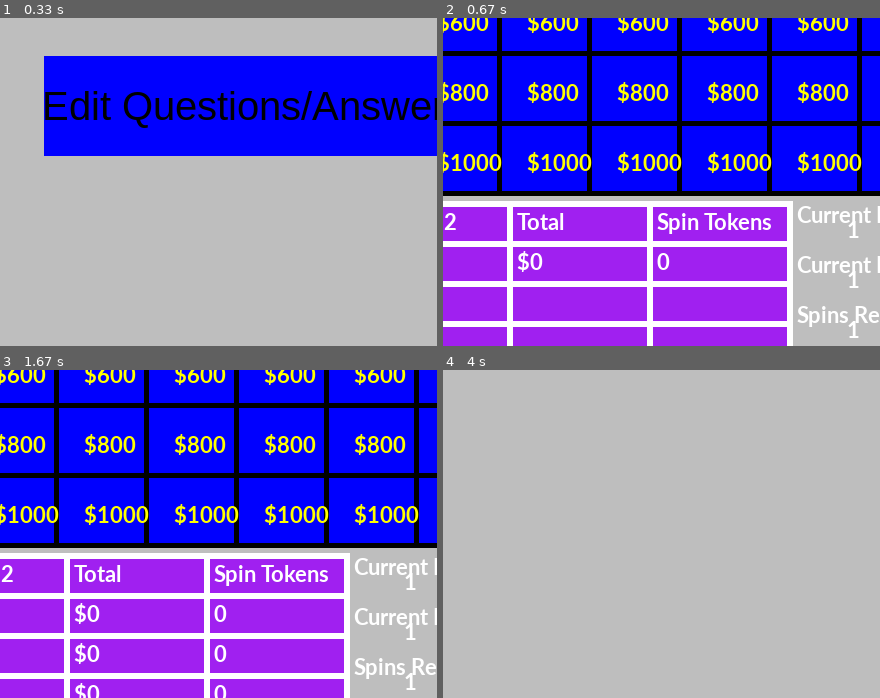
Above: before the commit, frames 1-4 (two rows, left to right).
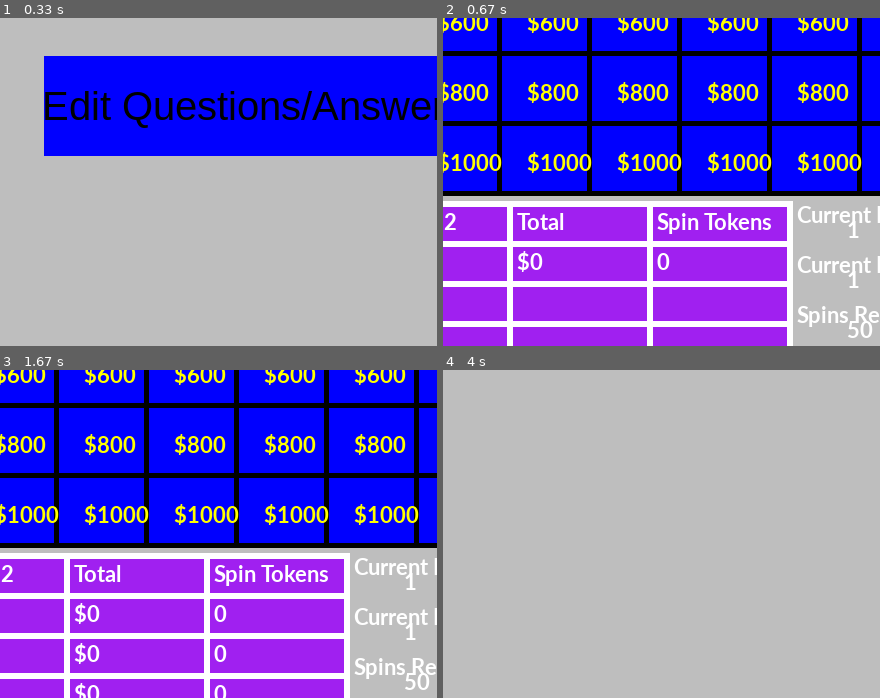
Above: after the commit, the same moments.

Repository: jlherget/TeamH_WheelOfJeopardy
Game: pygame game, started from src/woj.py
The game is run twice, just before and just after one commit, with the same random seed, the same clock (stepped at 60 frames per second) and the same inputs.
Inputs (mouse positions are % of the whole screen's width and height, from its top left):
- Up to frame 1 (0.33 s): no input
- Up to frame 2 (0.67 s): click "START" at 0.38 s
- Up to frame 3 (1.67 s): tap 1 at 0.67 s; click (19, 78) at 1.05 s; click (54, 18) at 1.38 s
- Up to frame 4 (4 s): click (53, 65) at 1.72 s; click (78, 70) at 2.05 s; tap Space at 2.33 s; tap 1 at 2.67 s; click (18, 64) at 3.05 s; click (22, 33) at 3.38 s; click (56, 49) at 3.72 s
The pictures show only the part of the screen within x 41-91%, y 40-90%; the shares and areas given below are measured in that part.

Frame 1 is identical in both runs. In frame 2, 0.1% of the frame differs, in the area x 92-99%, y 92-98%; in frame 3, 0.1%; in frame 4, nothing differs.

Commit message:
Reset number of spins

Diff:
--- a/src/woj.py
+++ b/src/woj.py
@@ -96,7 +96,7 @@
         self.game_screen.wheel.enableSpin()
         self.cur_round = round_num
         self.game_screen.startRound(round_num, self.game_qset.getRound(round_num-1))
-        self.spinsRemaining = 1
+        self.spinsRemaining = 50
 
     def curPlayerTokenCount(self):
         """Reurn the number of tokens the current player has"""
